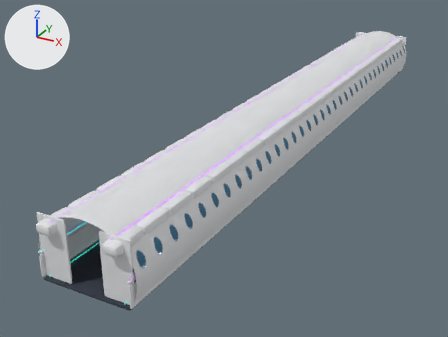
One commit to the glTF model assets/aircraft-data/airline-meshes/qantaslink-a220-300-137.glb: the scene before it, then after it.
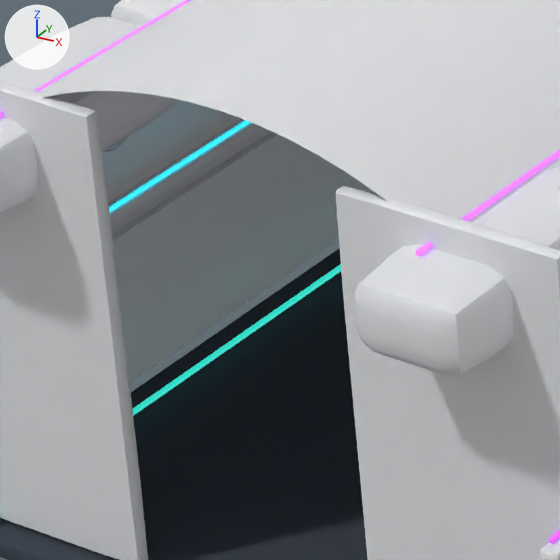
The first picture shows the older version from a 50 mm camera at (9.9, -24.0, 9.6) aimed at (-2.1, -2.3, -1.2). The close-ups show the older and then the newer version on the part from 12% to 29% of the width and 61% to 84% of the height of that picture. Only the edits that show in the close-ups are written down. The lights are fixed; the arrows at upper left show +X, +Y and +Z.

Objects in the first close-up: 'Bulkhead left.001', 'Bulkhead right.001', 'Cabin wall bay -1 33', 'Cabin wall bay -1 34', 'Cabin wall bay -1 35', 'Cabin wall bay 1 34', 'Cabin wall bay 1 35', 'Carpet floor', 'Lower sidewall -1', 'Overhead luggage bin -1.022', 'Overhead luggage bin 1.022', 'Window sill -1' and 8 more.
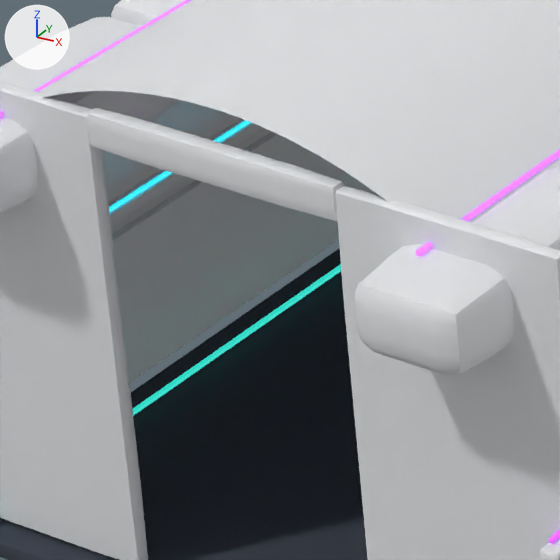
Edits to the scene script, one JSON object a line:
```json
{"op": "add", "block": "me_aisle_header_forward", "code": ["me_aisle_header_forward = bpy.data.meshes.new('Aisle header forward')", "me_aisle_header_forward.from_pydata(...)  # 152 vertices, 300 faces; spans x -0.574..0.574, y -0.04..0.04, z -0.08..0.08", "me_aisle_header_forward.materials.append(mat_ivory_molded_cabin_lining)  # white #e3e5e7"]}
{"op": "add", "block": "ob_aisle_header_aft", "code": ["ob_aisle_header_aft = bpy.data.objects.new('Aisle header aft', me_aisle_header_forward)", "ob_aisle_header_aft.location = (0.0, -13.6, 1.887)"]}
```

Where the change shows, as pixel boxes (x1, y1, x2, y2) in the close-ups (560 x 560 px):
```json
{"object": "Aisle header aft", "change": "added", "after": [87, 108, 344, 221]}
```
